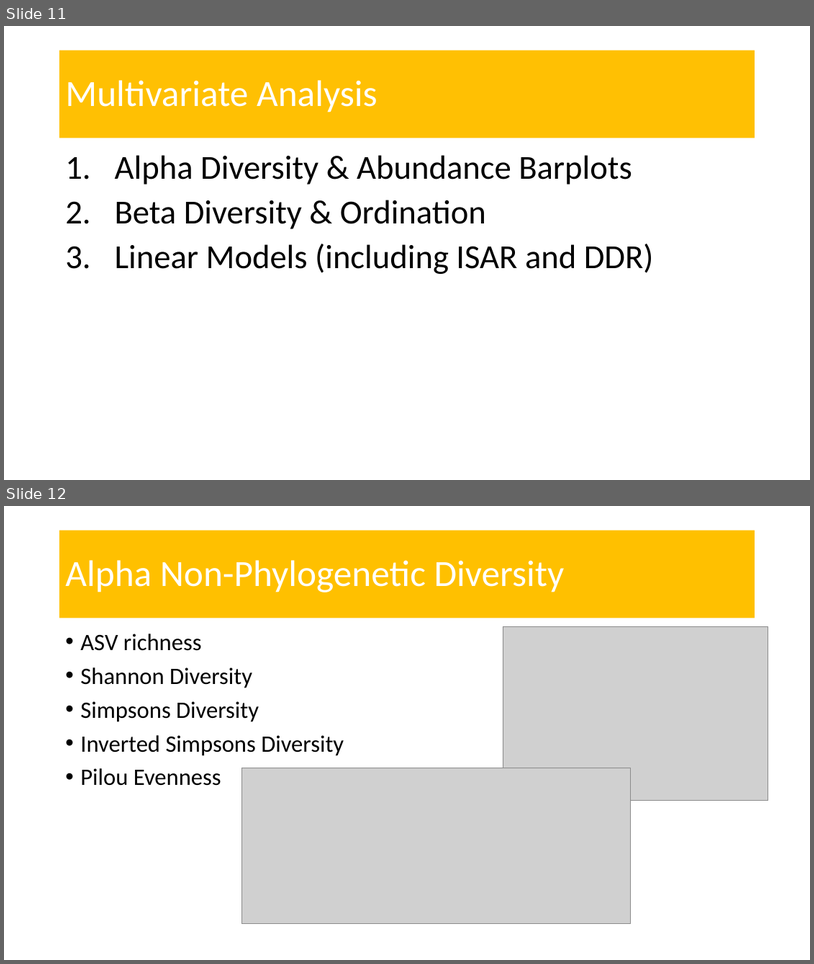
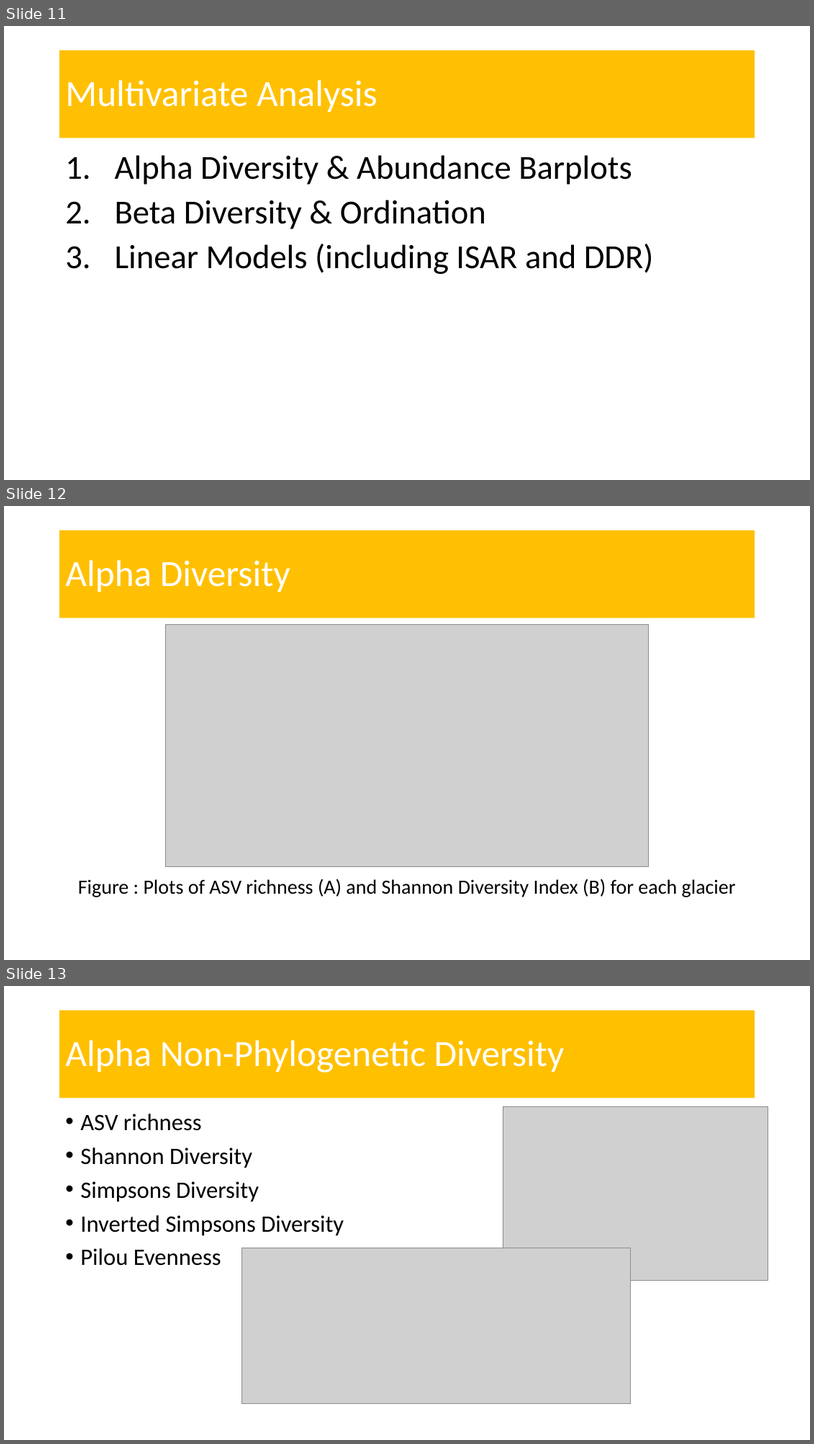
Before and after one commit to amysolman/PhD, a slide deck: Projects/Chapter1/community-assembly.pptx. Shown one above the other, each under a label of ours: slides 11 and 12 before the commit, slides 11, 12 and 13 after it. The pictures are 814x964 and 814x1444 pixels, drawn with LibreOffice and Linux fonts; fonts in the diff are those of the drawing; grey boxes stand for pictures. Boxes give left, top, right and bottom in pixels: in the first picture for what was removed or moved away, otherwise in the second. Text is boxed around its words. In the diff, an @@ line names an element or a change of style, - is before the commit and + after.

Commit message:
New alpha diversity script

```diff
--- a/Projects/Chapter1/community-assembly.pptx
+++ b/Projects/Chapter1/community-assembly.pptx
@@ slide 12 added at bbox=[4, 506, 810, 960], background #FFFFFF @@
@@ title added at bbox=[59, 530, 756, 618], fill #FFC003, 44 pt, text #FFFFFF @@
+Alpha Diversity
@@ picture added at bbox=[165, 625, 650, 867] @@
@@ text added at bbox=[78, 878, 736, 897], 24 pt, text #000000 @@
+Figure : Plots of ASV richness (A) and Shannon Diversity Index (B) for each glacier
@@ what was slide 12 is now slide 13 @@
```
Also in this commit, not shown: 3 other slides added, 7 other files.
